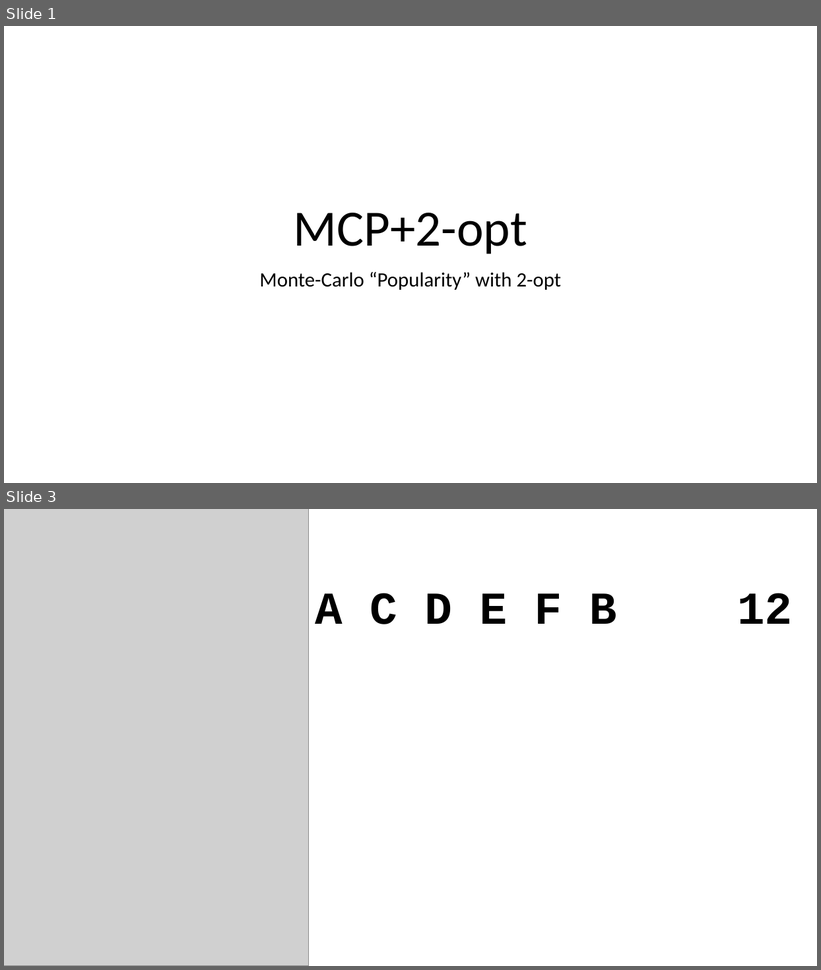
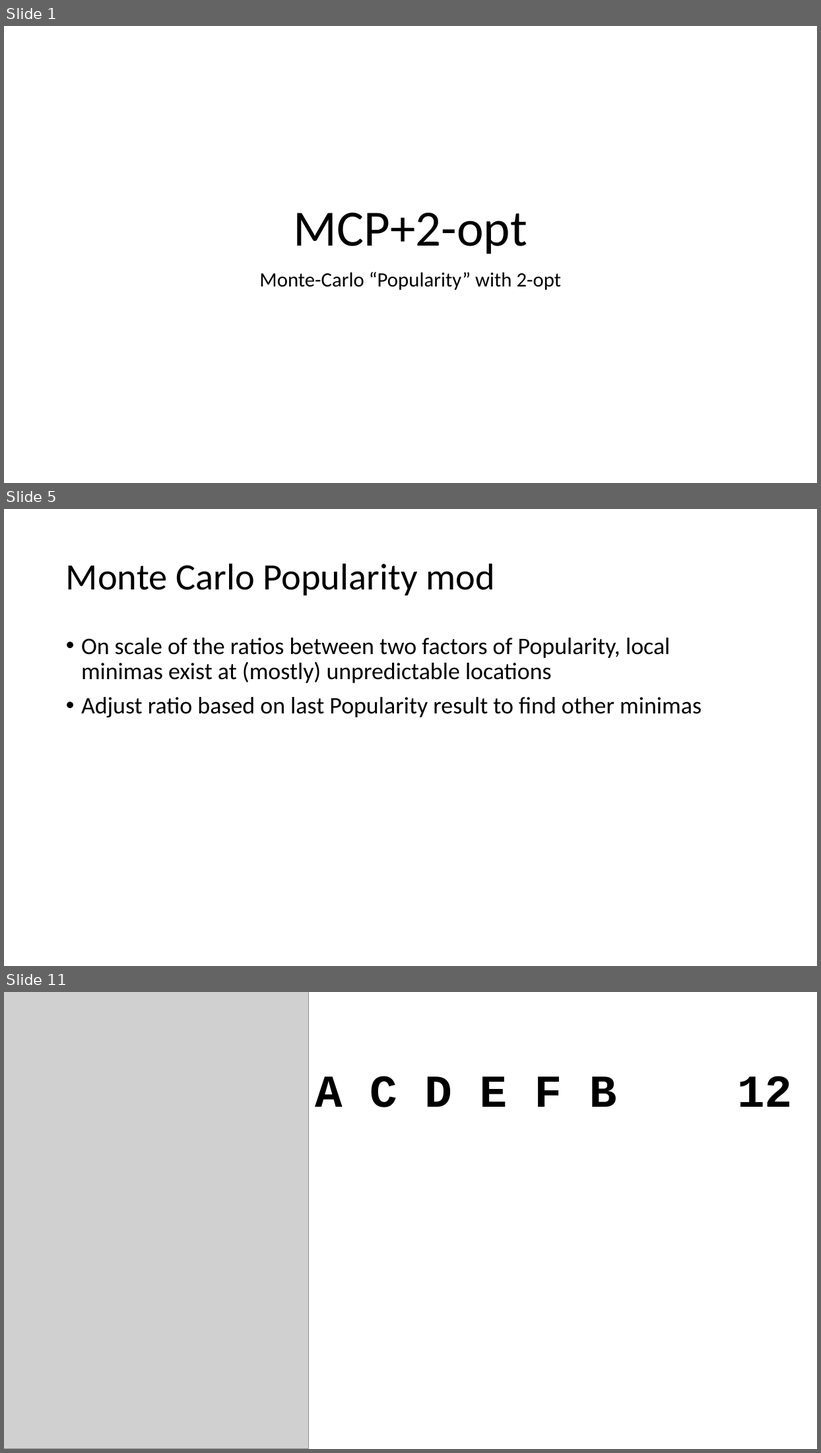
Before and after one commit to depperm/TSP, a slide deck: smallAnimation.pptx. Shown one above the other, each under a label of ours: slides 1 and 3 before the commit, slides 1, 5 and 11 after it; the slides between them are not shown. The pictures are 821x970 and 821x1453 pixels, drawn with LibreOffice and Linux fonts; fonts in the diff are those of the drawing; grey boxes stand for pictures. Boxes give left, top, right and bottom in pixels: in the first picture for what was removed or moved away, otherwise in the second. Text is boxed around its words. In the diff, an @@ line names an element or a change of style, - is before the commit and + after.

```diff
--- a/smallAnimation.pptx
+++ b/smallAnimation.pptx
@@ slide 5 added at (4,509,817,966), background #FFFFFF @@
@@ title added at (66,563,495,595), 44 pt, text #000000 @@
+Monte Carlo Popularity mod
@@ text added at (81,638,702,718), 28 pt, text #000000 @@
+• On scale of the ratios between two factors of Popularity, local minimas exist at (mostly) unpredictable locations
+• Adjust ratio based on last Popularity result to find other minimas
@@ what was slide 3 is now slide 11 @@
```
Also in this commit, not shown: 10 other slides added, 1 slide removed.
